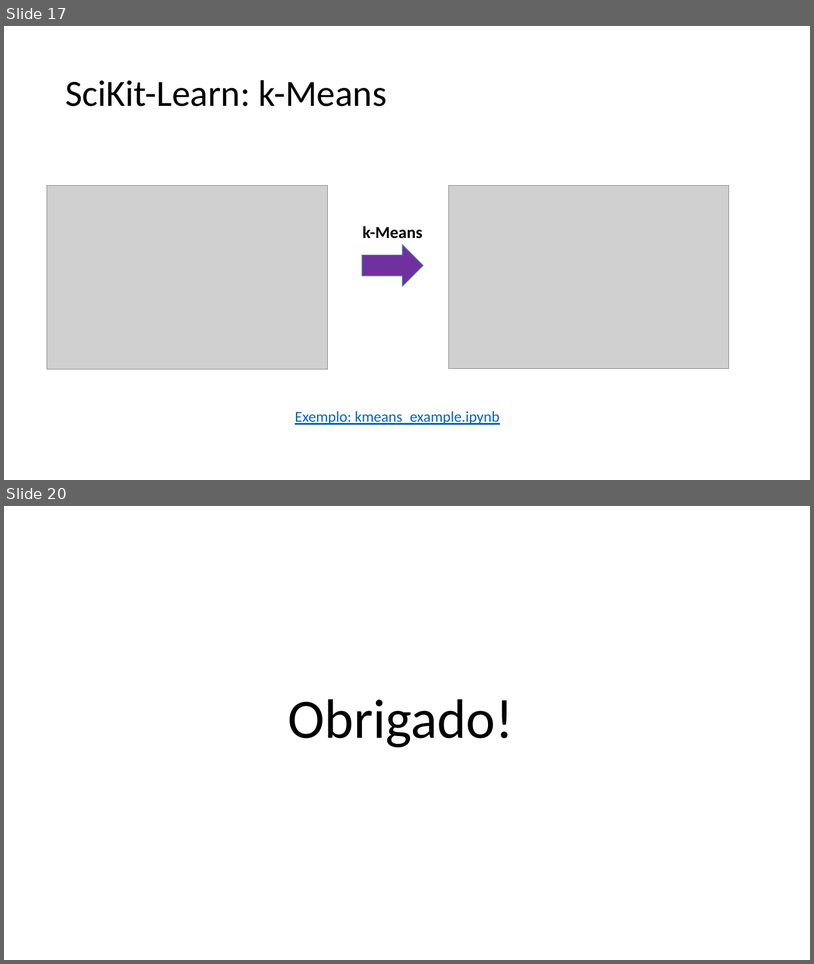
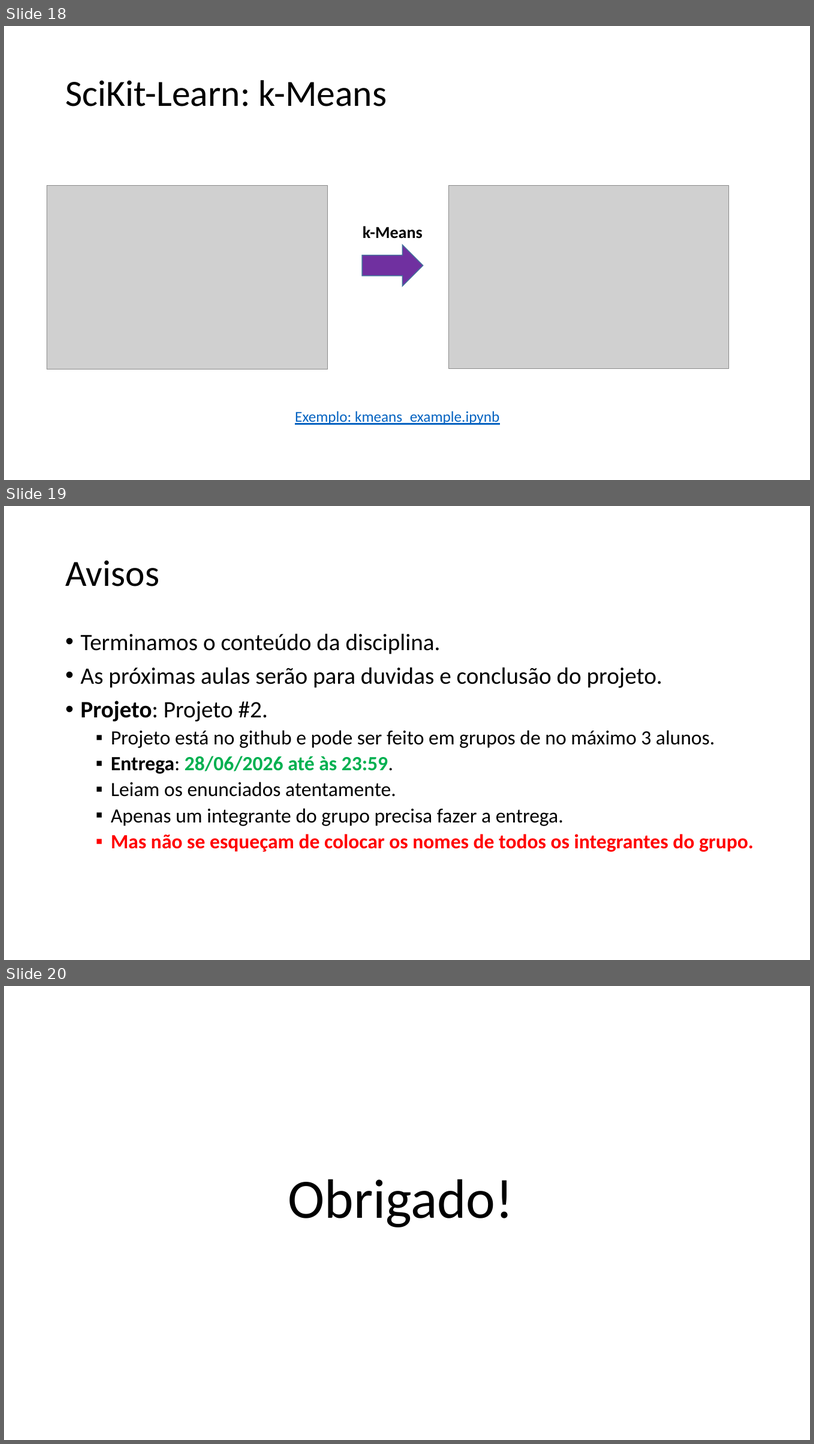
Before and after one commit to zz4fap/t320_aprendizado_de_maquina, a slide deck: slides/T320_kMeans.pptx. Shown one above the other, each under a label of ours: slides 17 and 20 before the commit, slides 18, 19 and 20 after it; the slides between them are not shown. The pictures are 814x964 and 814x1444 pixels, drawn with LibreOffice and Linux fonts; fonts in the diff are those of the drawing; grey boxes stand for pictures. Boxes give left, top, right and bottom in pixels: in the first picture for what was removed or moved away, otherwise in the second. Text is boxed around its words. In the diff, an @@ line names an element or a change of style, - is before the commit and + after.

```diff
--- a/slides/T320_kMeans.pptx
+++ b/slides/T320_kMeans.pptx
@@ slide 19 added at [4, 506, 810, 960], background #FFFFFF @@
@@ title added at [65, 560, 159, 586], 44 pt, text #000000 @@
+Avisos
@@ text added at [81, 633, 754, 852], 24 pt, text #000000 @@
+• Terminamos o conteúdo da disciplina.
+• As próximas aulas serão para duvidas e conclusão do projeto.
+• Projeto: Projeto #2.
+  ▪ Projeto está no github e pode ser feito em grupos de no máximo 3 alunos.
+  ▪ Entrega: 28/06/2026 até às 23:59.
+  ▪ Leiam os enunciados atentamente.
+  ▪ Apenas um integrante do grupo precisa fazer a entrega.
+  ▪ Mas não se esqueçam de colocar os nomes de todos os integrantes do grupo.
@@ what was slide 17 is now slide 18 @@
```
Also in this commit, not shown: 12 slides changed, 3 other slides added, 4 slides removed, 2 other files.
